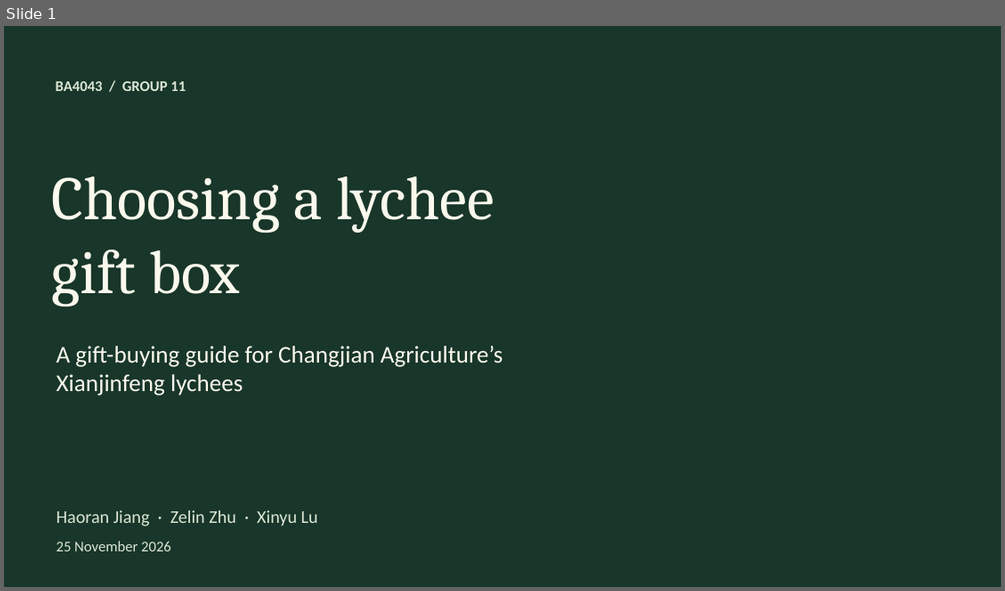
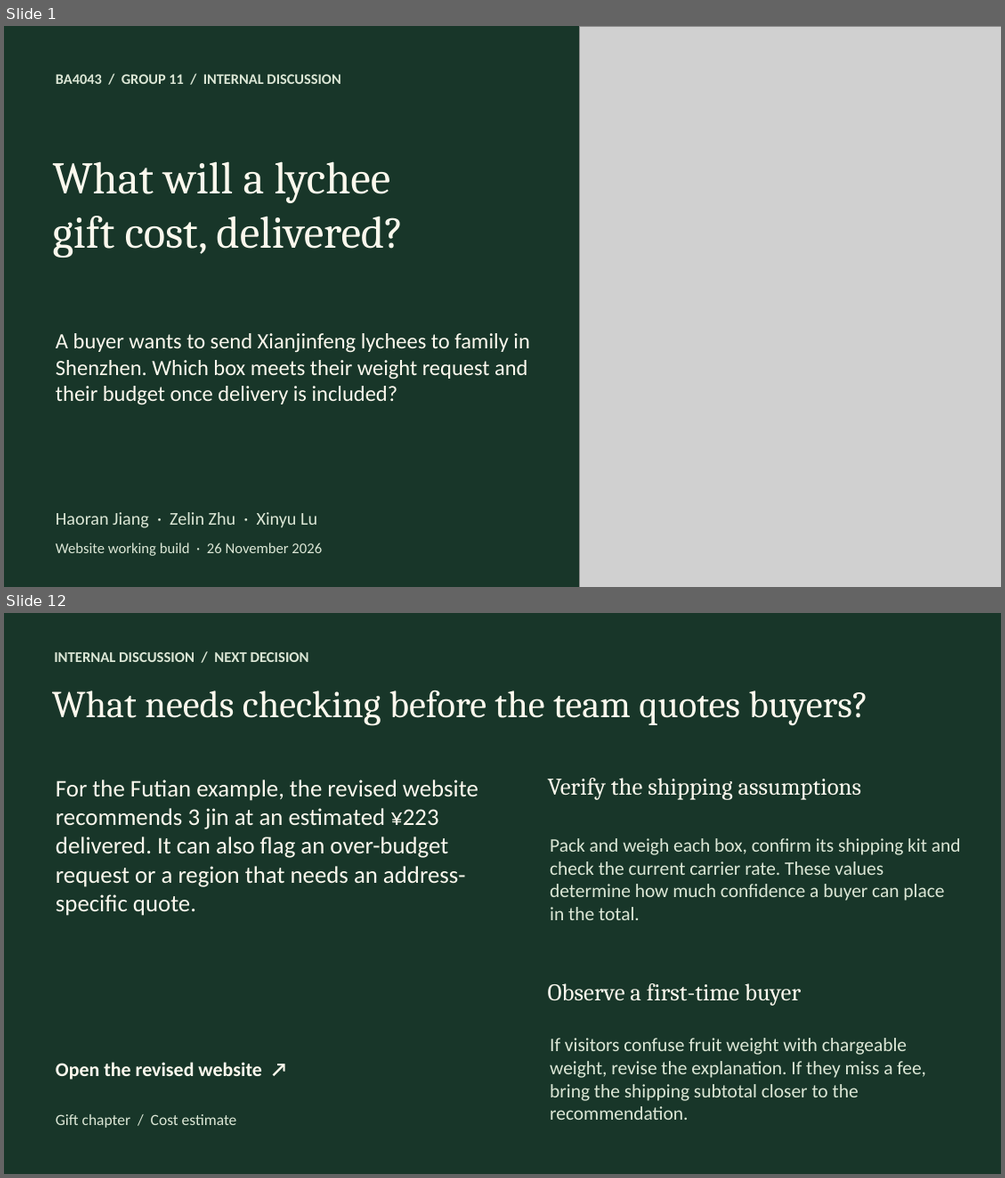
Before and after one commit to jiang4wqy/ba4043-changjian-lychee, a slide deck: 课堂展示.pptx. Shown one above the other, each under a label of ours: slide 1 before the commit, slides 1 and 12 after it; the slides between them are not shown. The pictures are 1005x591 and 1005x1178 pixels, drawn with LibreOffice and Linux fonts; fonts in the diff are those of the drawing; grey boxes stand for pictures; background and template pictures are left out. Boxes give left, top, right and bottom in pixels: in the first picture for what was removed or moved away, otherwise in the second. Text is boxed around its words. In the diff, an @@ line names an element or a change of style, - is before the commit and + after.

Commit message:
Sync delivered-price gift recommendations across the website and discussion slides

```diff
--- a/课堂展示.pptx
+++ b/课堂展示.pptx
@@ slide 12 added at bbox=[4, 613, 1001, 1174], background #183629 @@
@@ text added at bbox=[54, 652, 309, 662], 14.2 pt, text #DBE6D5, bold @@
+INTERNAL DISCUSSION / NEXT DECISION
@@ text added at bbox=[52, 690, 868, 726], 36.5 pt, text #FBF8ED @@
+What needs checking before the team quotes buyers?
@@ text added at bbox=[56, 779, 478, 916], 23 pt, text #FBF8ED @@
+For the Futian example, the revised website recommends 3 jin at an estimated ¥223 delivered. It can also flag an over-budget request or a region that needs an address-specific quote.
@@ text added at bbox=[548, 778, 862, 800], 23 pt, text #FBF8ED @@
+Verify the shipping assumptions
@@ text added at bbox=[550, 838, 961, 920], 18.4 pt, text #DBE6D5 @@
+Pack and weigh each box, confirm its shipping kit and check the current carrier rate. These values determine how much confidence a buyer can place in the total.
@@ text added at bbox=[548, 983, 801, 1005], 23 pt, text #FBF8ED @@
+Observe a first-time buyer
@@ text added at bbox=[550, 1038, 926, 1119], 18.4 pt, text #DBE6D5 @@
+If visitors confuse fruit weight with chargeable weight, revise the explanation. If they miss a fee, bring the shipping subtotal closer to the recommendation.
@@ text added at bbox=[56, 1062, 261, 1079], 18.8 pt, text #FBF8ED, bold @@
+Open the revised website ↗
@@ text added at bbox=[56, 1114, 237, 1127], 15 pt, text #DBE6D5 @@
+Gift chapter / Cost estimate
@@ slide 1 changed as well @@
@@ picture added at bbox=[580, 26, 1001, 587] @@
@@ text at bbox=[56, 74, 340, 84]: text changed; size 14.2 to 14 pt @@
-BA4043 / GROUP 11
+BA4043 / GROUP 11 / INTERNAL DISCUSSION
@@ text at bbox=[53, 161, 403, 257]: text changed; size 59.2 to 43.5 pt @@
-Choosing a lychee
-gift box
+What will a lychee
+gift cost, delivered?
@@ vertical alignment middle to top in 5 elements at bbox=[56, 512, 317, 528], bbox=[56, 74, 340, 84], bbox=[53, 161, 403, 257], bbox=[56, 542, 322, 556], bbox=[56, 333, 530, 405] @@
@@ text at bbox=[56, 333, 530, 405]: text changed; size 23.2 to 21 pt @@
-A gift-buying guide for Changjian Agriculture’s Xianjinfeng lychees
+A buyer wants to send Xianjinfeng lychees to family in Shenzhen. Which box meets their weight request and their budget once delivery is included?
@@ text at bbox=[56, 542, 322, 556]: text changed @@
-25 November 2026
+Website working build · 26 November 2026
```
Also in this commit, not shown: 4 other slides changed, 6 other slides added, 5 slides removed, 15 other files.
